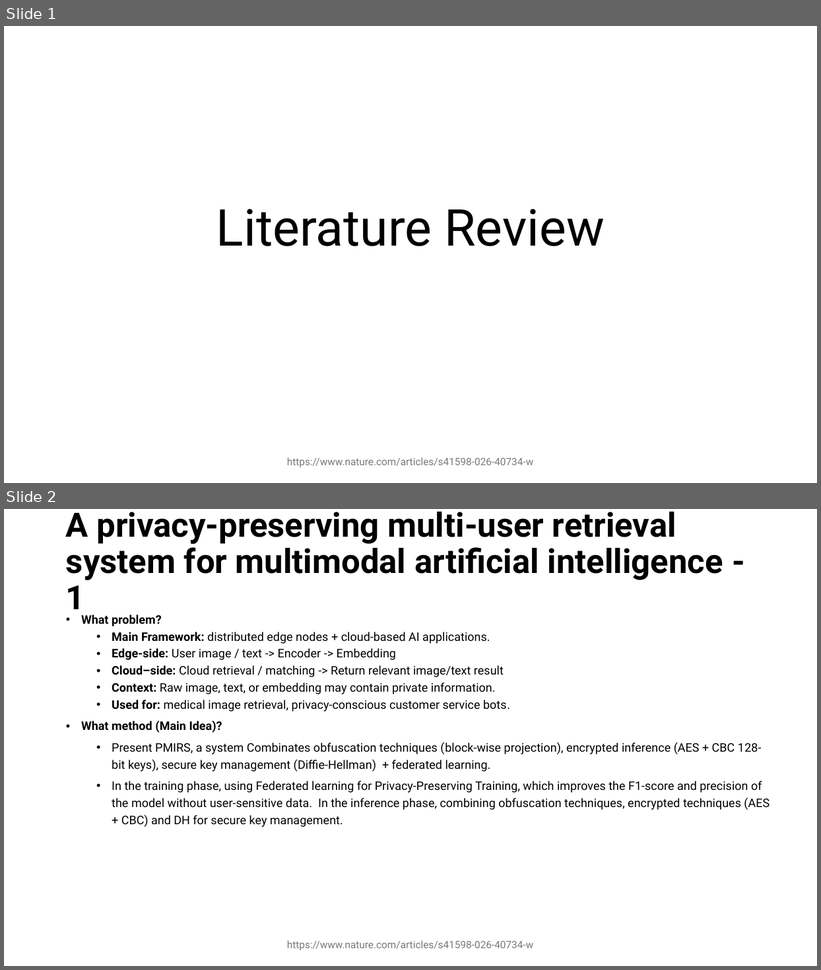
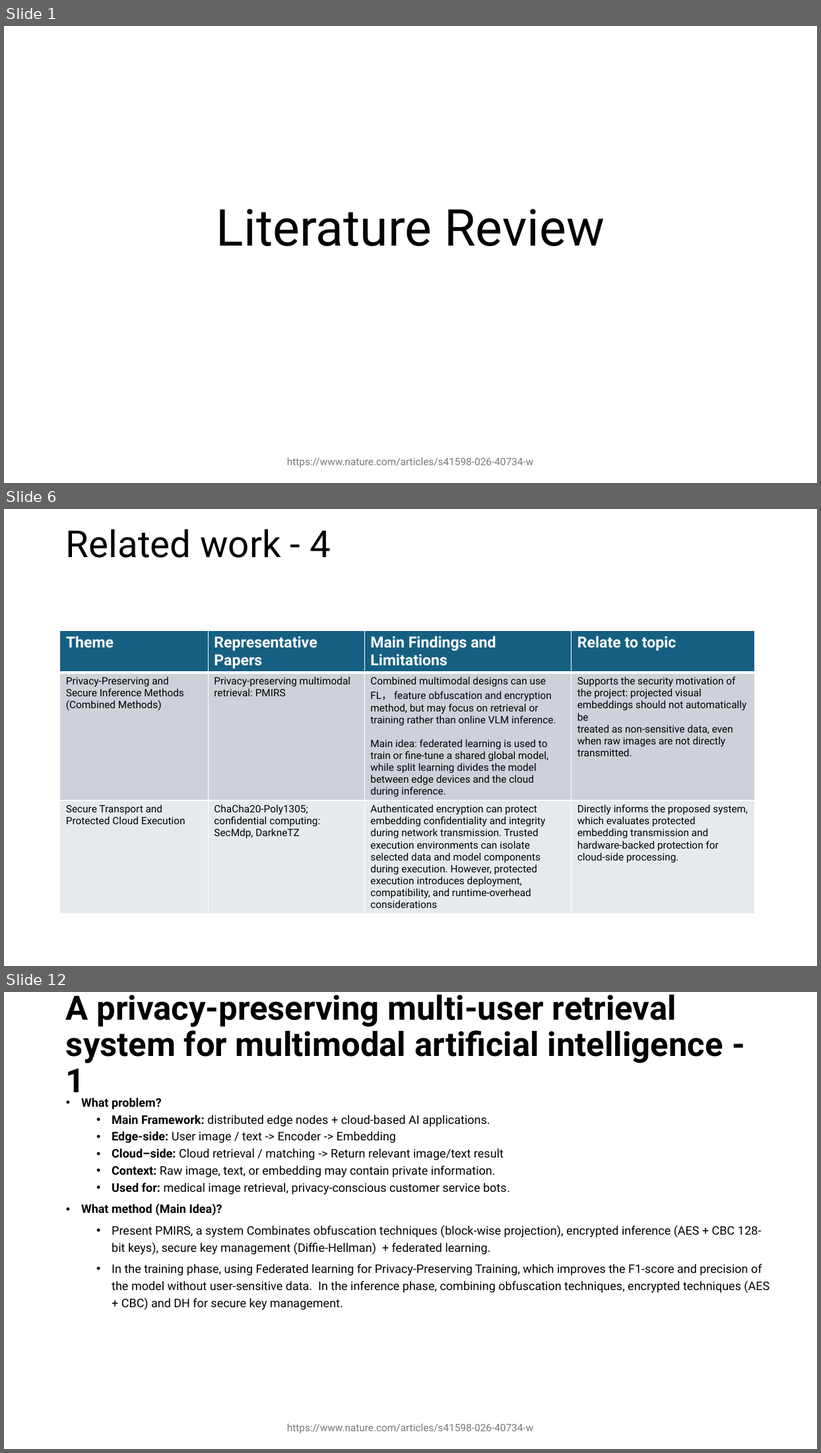
Before and after one commit to YMa10-ACS/CT5195-Master-capstone, a slide deck: Records/Literacture review.pptx. Shown one above the other, each under a label of ours: slides 1 and 2 before the commit, slides 1, 6 and 12 after it; the slides between them are not shown. The pictures are 821x970 and 821x1453 pixels, drawn with LibreOffice and Linux fonts; fonts in the diff are those of the drawing. Boxes give left, top, right and bottom in pixels: in the first picture for what was removed or moved away, otherwise in the second. Text is boxed around its words. In the diff, an @@ line names an element or a change of style, - is before the commit and + after.

```diff
--- a/Records/Literacture review.pptx
+++ b/Records/Literacture review.pptx
@@ slide 6 added at bbox=[4, 509, 817, 966], background #FFFFFF @@
@@ title added at bbox=[66, 529, 331, 558], 44 pt, text #000000 @@
+Related work - 4
@@ table added at bbox=[60, 631, 755, 918], 3 rows, 4 columns @@
+Theme | Representative Papers | Main Findings and Limitations | Relate to topic
+Privacy-Preserving and / Secure Inference Methods (Combined Methods) | Privacy-preserving multimodal / retrieval: PMIRS | Combined multimodal designs can use FL， feature obfuscation and encryption method, but may focus on retrieval or training rather than online VLM inference. / Main idea: federated learning is used to train or fine-tune a shared global model, while split learning divides the model between edge devices and the cloud during inference. | Supports the security motivation of / the project: projected visual embeddings should not automatically be / treated as non-sensitive data, even / when raw images are not directly / transmitted.
+Secure Transport and Protected Cloud Execution | ChaCha20-Poly1305; confidential computing: SecMdp, DarkneTZ | Authenticated encryption can protect embedding confidentiality and integrity during network transmission. Trusted execution environments can isolate selected data and model components during execution. However, protected execution introduces deployment, compatibility, and runtime-overhead considerations | Directly informs the proposed system, which evaluates protected embedding transmission and hardware-backed protection for cloud-side processing.
@@ what was slide 2 is now slide 12 @@
```
Also in this commit, not shown: 1 slide changed, 8 other slides added, 3 slides removed, 7 other files.
